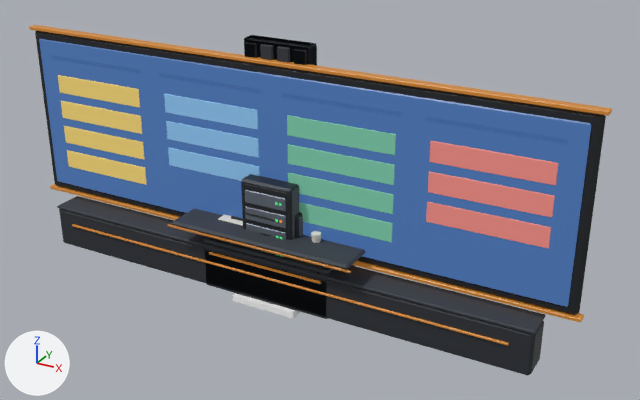
The glTF model apps/web/public/office/furniture.glb: old version first, new version second.
Rendered twice from a 50 mm camera at (5.91, -9.58, 6.31) aimed at (0.52, 0.22, 1.42). Arrows for +X, +Y and +Z are at lower left; the lights stay in place. The picture after the commit comes second.

Objects in the first picture: 'board', 'cabinet', 'counter', 'floor_tile', 'server', 'table', 'wall'.
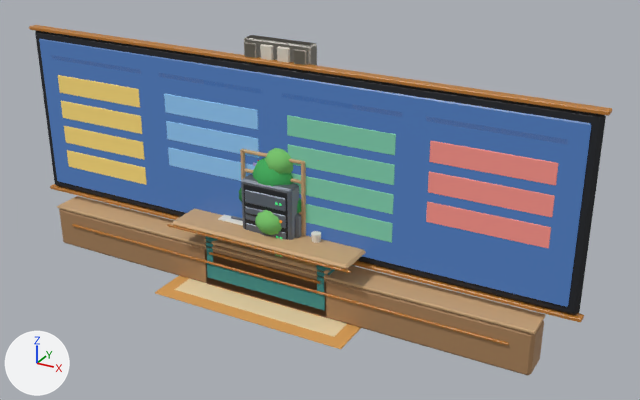
Changed parts and their boxes [x1, y1, x2, y2] in the pictures (640 x 400 px):
'board', recoloured: [29, 25, 612, 376] in both
'rug', added: after [155, 275, 361, 349]
'counter', recoloured (dark grey to brown): [204, 216, 332, 318] in both
'table', recoloured (lighter): [167, 208, 366, 273] in both
'server', recoloured (black to grey): [241, 174, 299, 257] in both
'sofa', added: after [205, 236, 355, 311]
'plant_tall', added: after [239, 148, 301, 235]
'wall', recoloured (black to pale yellow): [260, 44, 307, 65] in both
'wall_led', recoloured (black to pale yellow): [244, 35, 317, 65] in both
'bookshelf', added: after [240, 149, 306, 237]
'cabinet', recoloured: [295, 213, 302, 238] in both

Diff of the bpy script that builds the scene:
```diff
--- a/apps/web/public/office/furniture.glb.py
+++ b/apps/web/public/office/furniture.glb.py
@@ mat_wall @@
 mat_wall = principled_material('wall')
-mat_wall.base_color = (0.0194, 0.0232, 0.0307)  # dark grey #262a31
+mat_wall.base_color = (0.839, 0.799, 0.716)  # white #ece7dc
 mat_wall.roughness = 0.9
@@ mat_slat @@
 mat_slat = principled_material('slat')
-mat_slat.base_color = (0.0307, 0.0369, 0.0482)  # dark grey #31363e
+mat_slat.base_color = (0.745, 0.694, 0.591)  # pale yellow #e0d9ca
 mat_slat.roughness = 0.8
@@ mat_metaldark @@
 mat_metaldark = principled_material('metalDark')
-mat_metaldark.base_color = (0.0284, 0.0343, 0.0437)  # dark grey #2f343b
+mat_metaldark.base_color = (0.153, 0.175, 0.209)  # grey #6d747e
 mat_metaldark.metallic = 0.4
@@ mat_wood @@
 mat_wood = principled_material('wood')
-mat_wood.base_color = (0.0423, 0.0497, 0.063)  # dark grey #3a3f47
+mat_wood.base_color = (0.624, 0.397, 0.202)  # brown #cfa97c
 mat_wood.roughness = 0.7
@@ mat_wooddark @@
 mat_wooddark = principled_material('woodDark')
-mat_wooddark.base_color = (0.0232, 0.0273, 0.0356)  # dark grey #2a2e35
+mat_wooddark.base_color = (0.397, 0.223, 0.102)  # brown #a9825a
 mat_wooddark.roughness = 0.7
@@ mat_amber @@
 mat_amber.roughness = 0.4
-mat_amber.emission_color = (0.156, 0.0578, 0.007)  # brown #6e4414
+mat_amber.emission_color = (0.0232, 0.00972, 0.00304)  # black #2a190a
 mat_amber.emission_strength = 1.0
@@ mat_green @@
 mat_green = principled_material('green')
-mat_green.base_color = (0.102, 0.376, 0.144)  # green #5aa56a
+mat_green.base_color = (0.0497, 0.423, 0.102)  # green #3fae5a
 mat_green.roughness = 0.85
@@ ob_plant_tall @@
+ob_plant_tall = bpy.data.objects.new('plant_tall', me_plant_tall)  # 432 vertices, 828 faces; spans x -0.55..0.56, y -0.48..0.49, z 0.0..2.22; in mat_pot (dark grey #4a4f58), mat_wooddark (brown #a9825a), mat_green (green #3fae5a), mat_greendark (dark green #1f7a3c), mat_greenlight (green #7ac96b)
+ob_plant_tall.location = (0.0, 0.0, 0.0)
@@ ob_bookshelf @@
+ob_bookshelf = bpy.data.objects.new('bookshelf', me_bookshelf)  # 736 vertices, 1364 faces; spans x -0.5..0.5, y -0.17..0.17, z 0.0..2.1; in mat_wood (brown #cfa97c), mat_wooddark (brown #a9825a), mat_coral (pink #ee8f86), mat_bookblue (blue #3d6fb5), mat_lemon (yellow #f2d479), mat_bookgreen (green #4aa66a), mat_lav (blue #b4a7e0), mat_bookred (red #d9534f)
+ob_bookshelf.location = (0.0, 0.0, 0.0)
@@ ob_rug @@
+ob_rug = bpy.data.objects.new('rug', me_rug)  # 72 vertices, 132 faces; spans x -1.5..1.5, y -1.0..1.0, z 0.0..0.03; in mat_rug (orange #e0a458), mat_ruginner (beige #f3dcae)
+ob_rug.location = (0.0, 0.0, 0.0)
@@ ob_sofa @@
+ob_sofa = bpy.data.objects.new('sofa', me_sofa)  # 240 vertices, 440 faces; spans x -1.0..1.0, y -0.45..0.45, z 0.0..0.9; in mat_cushion (cyan #3f8f8c), mat_cushionlight (cyan #5fb0ab), mat_wooddark (brown #a9825a)
+ob_sofa.location = (0.0, 0.0, 0.0)
```
